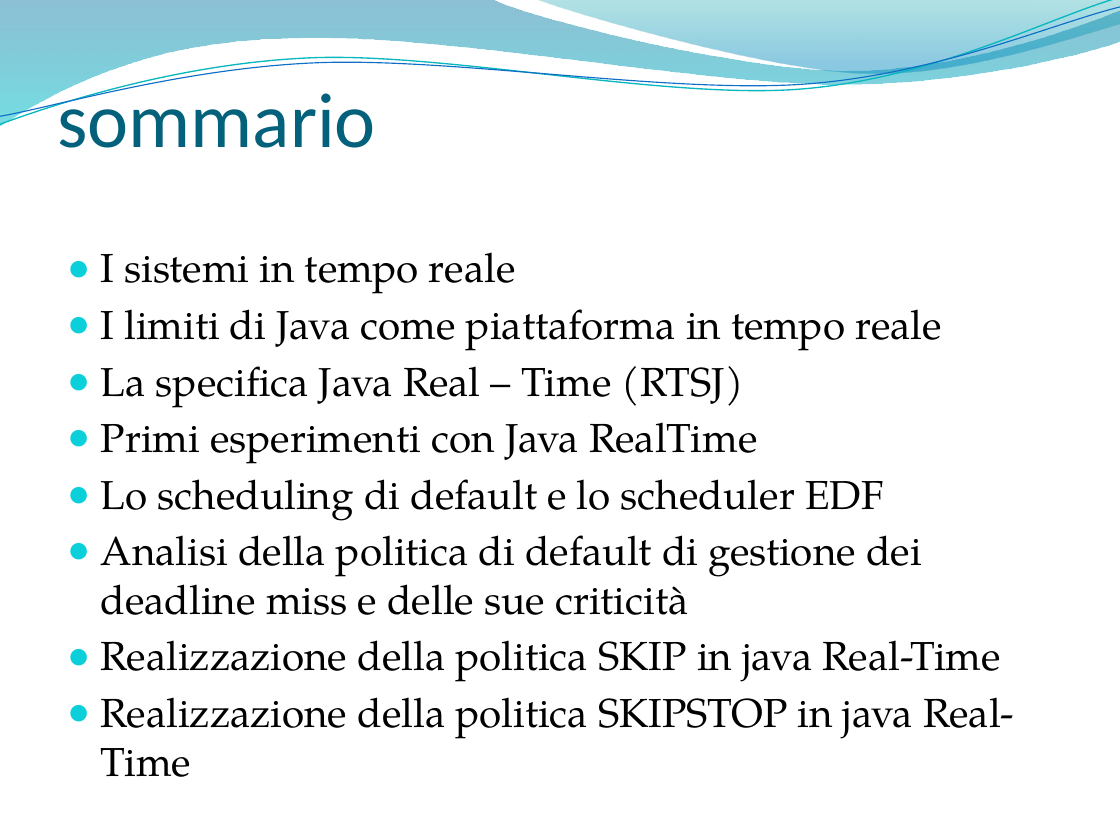
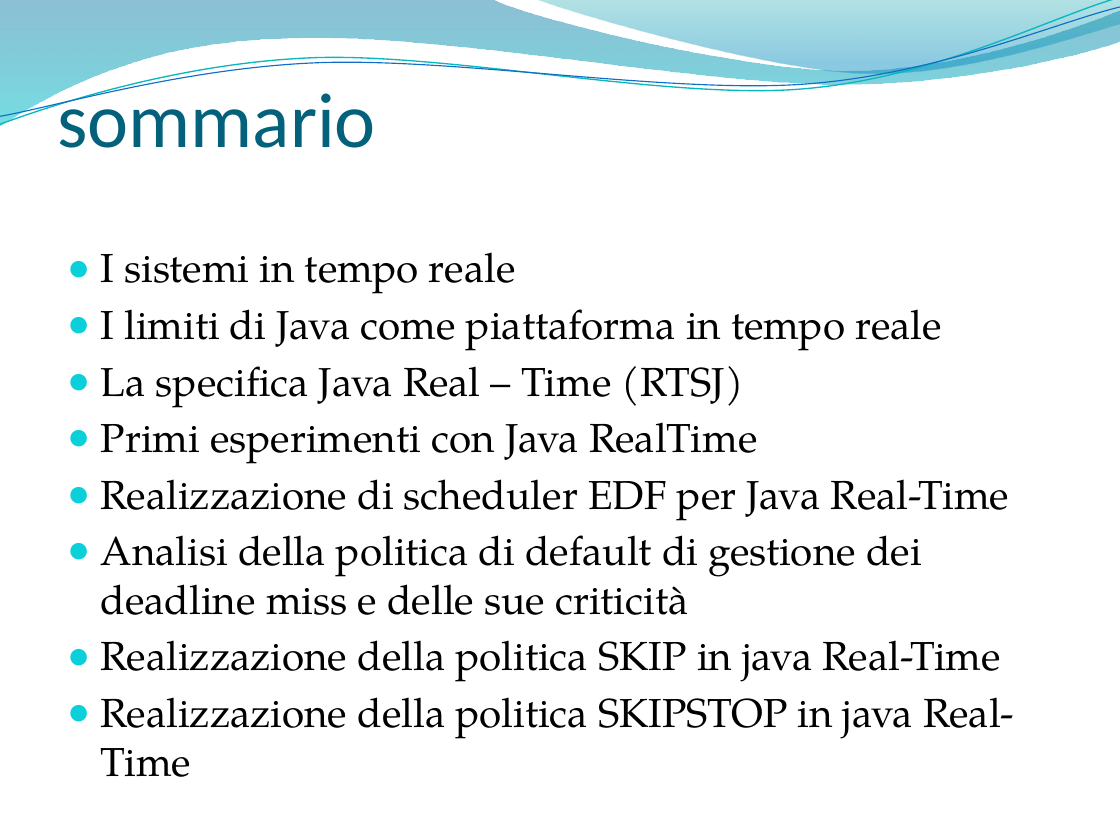
Before and after one commit to marconanni/provejavarealtime, a slide deck: slide 2 of SolarisNetBeansProjects/parti tesi/bozza presentazione.pptx. Drawn at 1120x840 pixels with LibreOffice and Linux fonts; fonts in the diff are those of the drawing; background and template pictures are left out. Boxes give left, top, right and bottom in pixels: in the first picture for what was removed or moved away, otherwise in the second. Text is boxed around its words. In the diff, an @@ line names an element or a change of style, - is before the commit and + after.

```diff
--- a/SolarisNetBeansProjects/parti tesi/bozza presentazione.pptx
+++ b/SolarisNetBeansProjects/parti tesi/bozza presentazione.pptx
@@ text at <box>101,479,1009,521</box>: text changed @@
-● Lo scheduling di default e lo scheduler EDF
+● Realizzazione di scheduler EDF per Java Real-Time
```
Also in this commit, not shown: 6 other slides changed, 3 slides removed.
